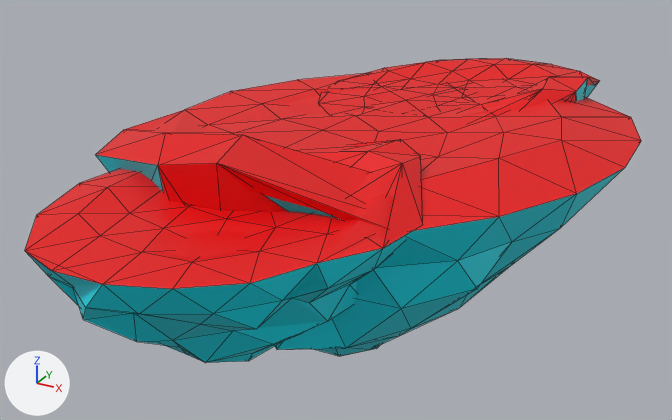
Renders of the Blender file Assets/Art/Models/Première_ile_volante_de_base.blend from each side of a commit.
Rendered twice from a 50 mm lens placed at (176.0, -342.0, 130.0), pointed at (-6.0, -12.0, -35.0). Lighting does not change. The marker at lower left points along +X, +Y and +Z. Mesh edges are drawn as thin lines.

Objects in the first picture: 'Icosphère.002'.
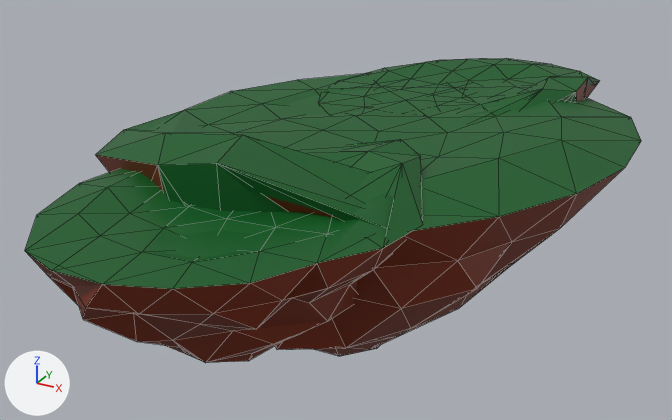
Boxes [x1, y1, x2, y2] around the edits, measured in the pictures (672 x 420 px):
'Icosphère.002', recoloured
    both: [25, 58, 641, 363]

Diff of the bpy script that builds the scene:
```diff
--- a/Assets/Art/Models/Première_ile_volante_de_base.blend.py
+++ b/Assets/Art/Models/Première_ile_volante_de_base.blend.py
@@ mat_matériau @@
 mat_matériau = principled_material('Matériau')
-mat_matériau.base_color = (0.0, 0.683, 0.801)  # cyan #00d7e7
+mat_matériau.base_color = (0.174, 0.0183, 0.0)  # brown #742500
@@ mat_matériau_001 @@
 mat_matériau_001 = principled_material('Matériau.001')
-mat_matériau_001.base_color = (0.801, 0.0, 0.00104)  # red #e70003
+mat_matériau_001.base_color = (0.0, 0.104, 0.0126)  # dark green #005b1d
```
